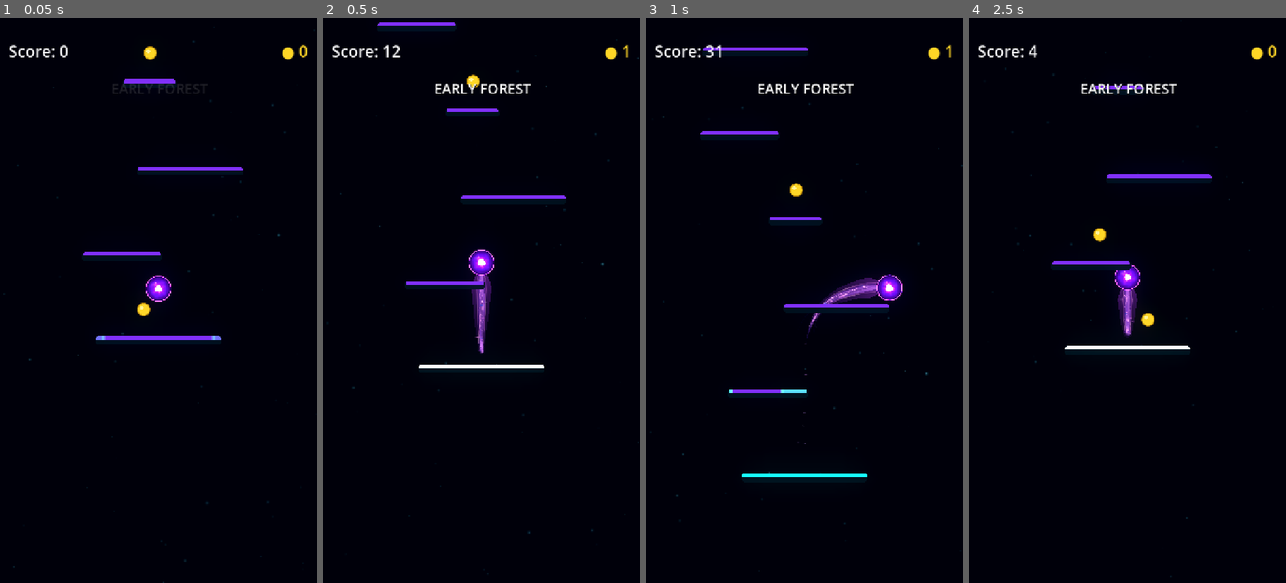
Above: before the commit, frames 1-4 (left to right).
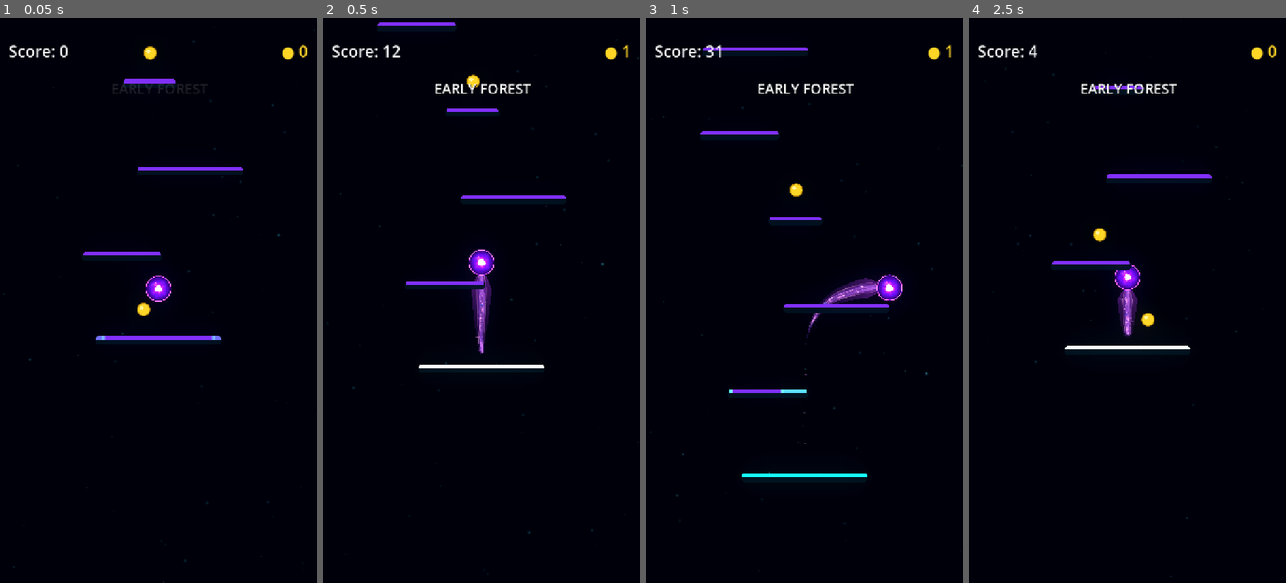
Above: after the commit, the same moments.

Repository: Kryodo/TowerJump
Game: Godot game, scene res://scenes/main.tscn
Same seed, same stepped clock (60 frames per second), same inputs: the game is played once before the commit and once after it.
Inputs (mouse positions are in pixels of both pictures, inside the frame that each line leads up to):
- Up to frame 1 (0.05 s): no input
- Up to frame 2 (0.5 s): no input
- Up to frame 3 (1 s): move the mouse to (874, 272) at 0.52 s; hold Right (ui_right) from 0.53 s (still down); click (874, 272) at 0.67 s
- Up to frame 4 (2.5 s): release Right (ui_right) at 1.25 s; drag from (1064, 328) to (1117, 193) at 1.27 s; click "Nochmal spielen" at 2 s

Frame 1 is identical in both runs. In frame 2, less than 0.1% of the frame differs, in the area x 46-54%, y 45-59%; in frame 3, less than 0.1%; in frame 4, less than 0.1%, in the area x 46-54%, y 48-57%.

Commit message:
Blend comet trail root into the orb

Diff:
--- a/scripts/ball_trail.gd
+++ b/scripts/ball_trail.gd
@@ -1,4 +1,6 @@
 extends Node2D
+
+const PARTICLE_EMISSION_OFFSET: float = 28.0
 
 ## Visual energy trail for the player ball.
 ## The trail is layered: a soft outer aura, a turbulent inner stream, two
@@ -9,7 +11,7 @@
 @export var max_points: int = 27
 @export var min_distance: float = 2.0
 @export var max_segment_distance: float = 120.0
-@export_range(0.0, 40.0, 1.0) var trail_head_offset: float = 28.0
+@export_range(0.0, 40.0, 1.0) var trail_head_offset: float = 20.0
 
 @export_category("Visual Palette")
 @export_enum("Electric Blue", "Rich Violet") var visual_palette: int = 0
@@ -69,6 +71,7 @@
 
 	_update_trail_lines()
 	_update_particle_emitters(current_world_position, movement, distance_from_trail)
+	_update_rim_direction(ball)
 	_previous_ball_position = current_world_position
 
 
@@ -173,7 +176,7 @@
 	# Spawn geometric fragments from the back of the orb, not its centre, so
 	# they appear to break away from the comet tail rather than through the ball.
 	var emission_position: Vector2 = (
-		current_world_position + _last_emission_direction * trail_head_offset
+		current_world_position + _last_emission_direction * PARTICLE_EMISSION_OFFSET
 	)
 	for emitter in _particle_emitters:
 		emitter.global_position = emission_position
@@ -184,6 +187,28 @@
 				_last_emission_direction.y,
 				0.0
 			)
+
+
+func _update_rim_direction(ball: CharacterBody2D) -> void:
+	# Convert the trail's rearward direction into the ball's local space so
+	# the rim opening follows the trail as the ball changes direction.
+	var local_trail_direction: Vector2 = (
+		ball.to_local(ball.global_position + _last_emission_direction)
+		- ball.to_local(ball.global_position)
+	)
+	if local_trail_direction.length_squared() < 0.001:
+		local_trail_direction = Vector2.DOWN
+	else:
+		local_trail_direction = local_trail_direction.normalized()
+
+	var orb_material := _ball_visual.material as ShaderMaterial
+	if orb_material != null:
+		orb_material.set_shader_parameter("trail_direction", local_trail_direction)
+
+	if _rim_aura != null:
+		var rim_material := _rim_aura.material as ShaderMaterial
+		if rim_material != null:
+			rim_material.set_shader_parameter("trail_direction", local_trail_direction)
 
 
 func _apply_visual_palette() -> void:
